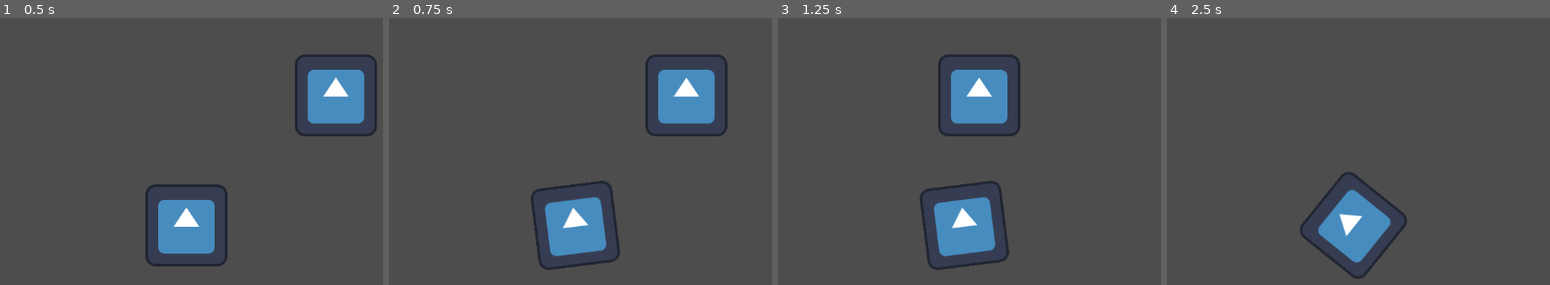
Above: before the commit, frames 1-4 (left to right).
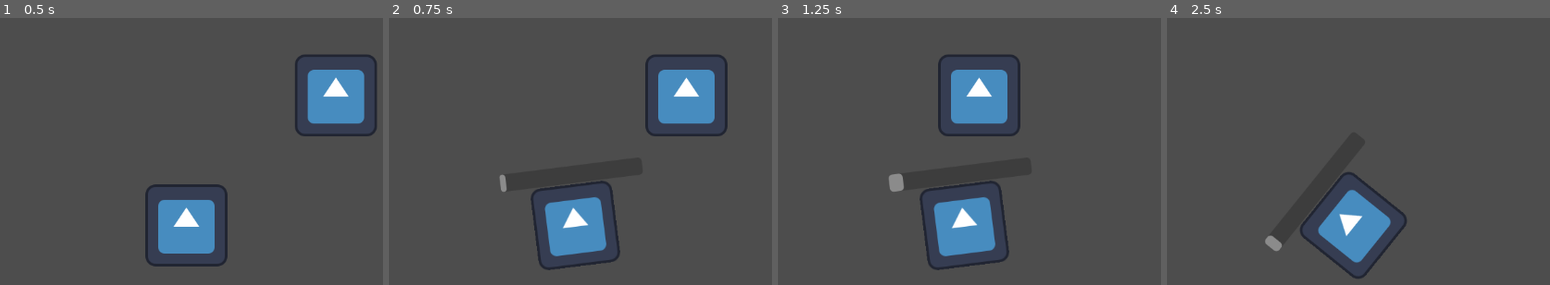
Above: after the commit, the same moments.

Repository: GardnerA4/Utarefson
Game: Godot game, scene res://Levels/test level.tscn
Two runs of this game, one before a commit and one after it. Both use one fixed random seed, a clock stepped at 60 frames per second and the inputs below. The engine's default icon, where the game draws it, is replaced by a stand-in: a white triangle on a blue panel in a dark square.
Inputs (mouse positions are in pixels of both pictures, inside the frame that each line leads up to):
- Up to frame 1 (0.5 s): no input
- Up to frame 2 (0.75 s): tap Enter at 0.5 s; move the mouse to (737, 204) at 0.52 s; hold D (right) from 0.53 s (still down); hold Right mouse button (Charge, bound only after the commit) from 0.53 s (still down)
- Up to frame 3 (1.25 s): keep holding D (right); keep holding Right mouse button (Charge, bound only after the commit)
- Up to frame 4 (2.5 s): move the mouse to (1205, 244) at 1.27 s; release D (right) at 1.28 s; release Right mouse button (Charge, bound only after the commit) at 1.28 s; hold S (down) 1.28-2.03 s; click (1205, 244) at 1.35 s; right-click (1205, 244) at 1.55 s; move the mouse to (1427, 135) at 2.02 s; hold D (right) from 2.03 s (still down); hold Right mouse button (Charge, bound only after the commit) from 2.03 s (still down)

Frame 1 is identical in both runs. In frame 2, less than 0.1% of the frame differs, in the area x 28-31%, y 58-66%; in frame 3, 0.2%, in the area x 28-33%, y 58-66%; in frame 4, 0.2%.

Commit message:
charge bar added

Diff:
--- a/Scenes/Player.tscn
+++ b/Scenes/Player.tscn
@@ -30,4 +30,13 @@
 wait_time = 0.5
 one_shot = true
 
+[node name="Charge" type="ProgressBar" parent="."]
+visible = false
+offset_left = -108.0
+offset_top = -93.0
+offset_right = 115.0
+offset_bottom = -66.0
+max_value = 10.0
+show_percentage = false
+
 [connection signal="timeout" from="Swing Cooldown" to="." method="_on_swing_cooldown_timeout"]
--- a/Scripts/player.gd
+++ b/Scripts/player.gd
@@ -1,10 +1,15 @@
 extends CharacterBody2D
+
+@onready var charge = $Charge
 
 
 var speed = 300.0
 var can_swing : bool = true
 
 func _physics_process(delta):
+
+	charge.value += delta
+
 	velocity.x = 0
 	velocity.y = 0
 
@@ -40,3 +45,13 @@
 	can_swing = true
 	$"Attack Hitbox/CollisionShape2D".disabled = true
 	#remove disable when animiation added
+
+
+func _input(event):
+	if event.is_action_pressed("Charge"):
+		print("charge")
+		charge.value = 0
+		charge.visible = true
+	if event.is_action_released("Charge"):
+		print("release")
+		charge.visible = false
--- a/project.godot
+++ b/project.godot
@@ -42,3 +42,8 @@
 "events": [Object(InputEventMouseButton,"resource_local_to_scene":false,"resource_name":"","device":-1,"window_id":0,"a …(257 unchanged characters)…
 ]
 }
+Charge={
+"deadzone": 0.5,
+"events": [Object(InputEventMouseButton,"resource_local_to_scene":false,"resource_name":"","device":-1,"window_id":0,"alt_pressed":false,"shift_pressed":false,"ctrl_pressed":false,"meta_pressed":false,"button_mask":2,"position":Vector2(200, 12),"global_position":Vector2(209, 58),"factor":1.0,"button_index":2,"canceled":false,"pressed":true,"double_click":false,"script":null)
+]
+}
